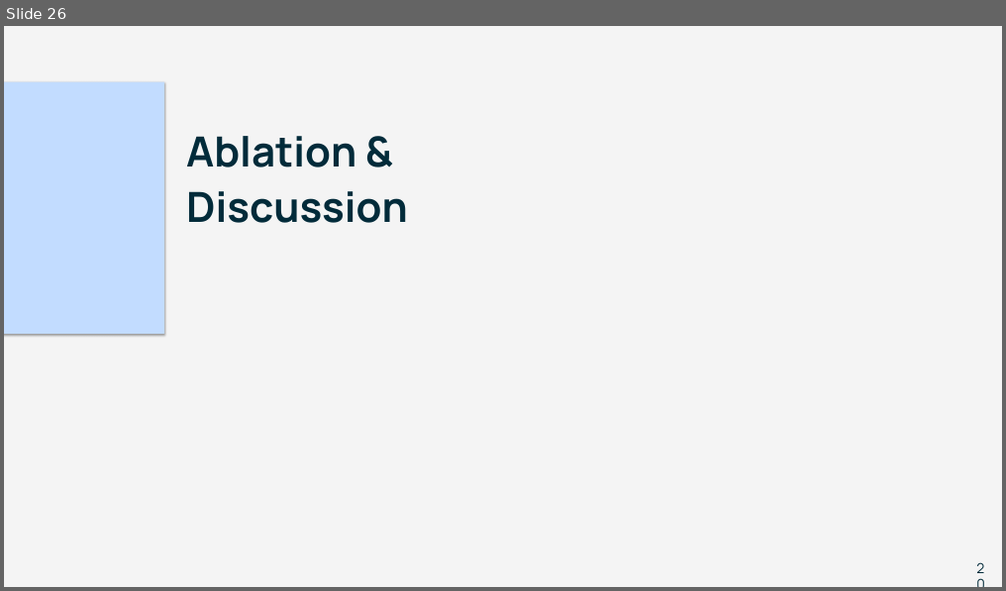
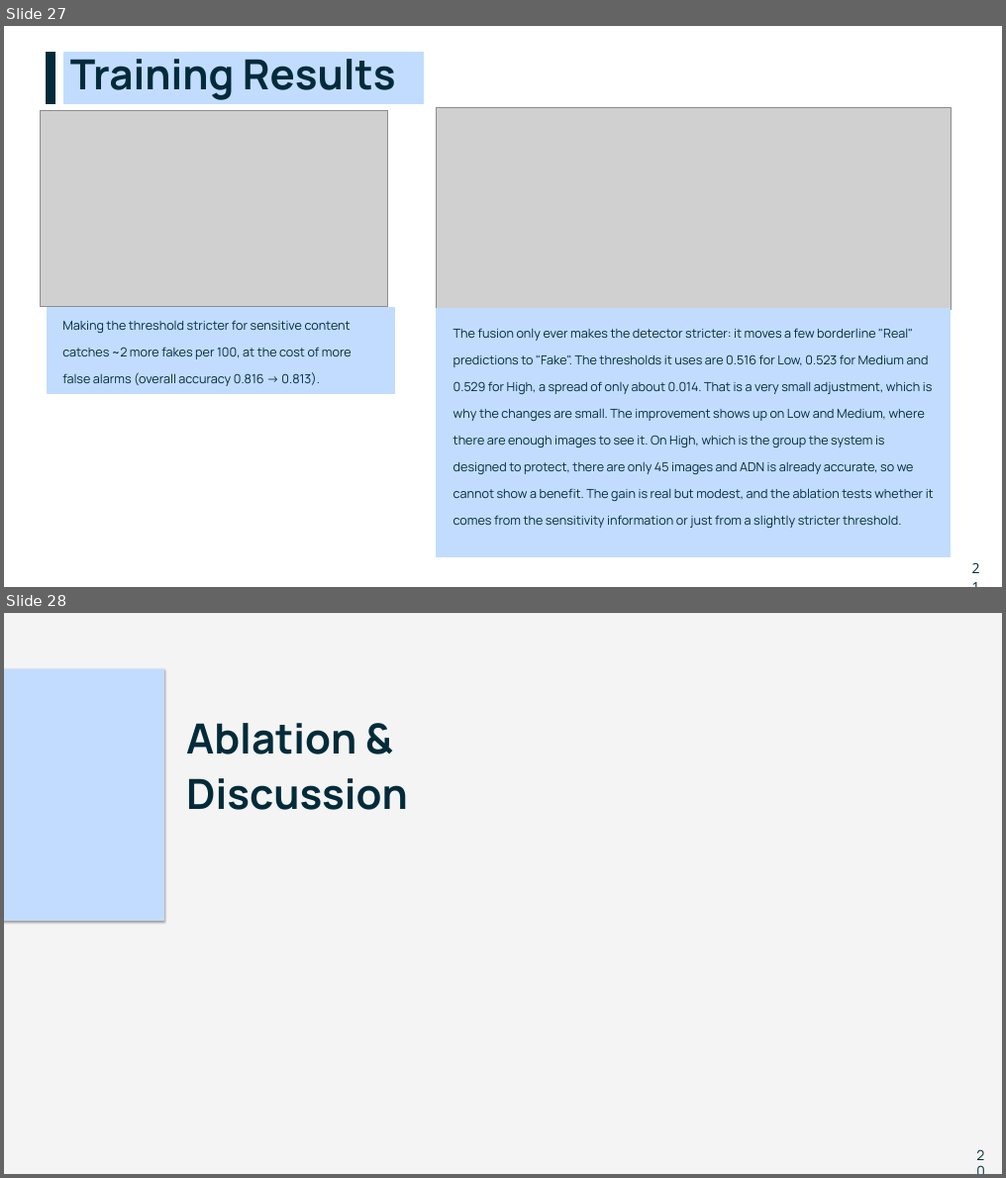
Before and after one commit to AeOrigami/ComputerVisionProject, a slide deck: SensiFake.pptx. Shown one above the other, each under a label of ours: slide 26 before the commit, slides 27 and 28 after it. The pictures are 1006x591 and 1006x1178 pixels, drawn with LibreOffice and Linux fonts; fonts in the diff are those of the drawing; grey boxes stand for pictures. Boxes give left, top, right and bottom in pixels: in the first picture for what was removed or moved away, otherwise in the second. Text is boxed around its words. In the diff, an @@ line names an element or a change of style, - is before the commit and + after.

```diff
--- a/SensiFake.pptx
+++ b/SensiFake.pptx
@@ slide 27 added at [4,26,1002,587], background #FFFFFF @@
@@ freeform shape added at [46,52,55,104], fill #022B3A @@
@@ freeform shape added at [63,52,424,104], fill #C2DCFF @@
@@ text added at [70,51,396,100], 60 pt, text #022B3A, bold @@
+Training Results
@@ picture added at [40,110,388,306] @@
@@ picture added at [436,107,950,309] @@
@@ freeform shape added at [47,306,395,393], fill #C2DCFF @@
@@ text added at [62,320,351,386], 18 pt, text #022B3A @@
+Making the threshold stricter for sensitive content catches ~2 more fakes per 100, at the cost of more false alarms (overall accuracy 0.816 → 0.813).
@@ freeform shape added at [436,308,950,558], fill #C2DCFF @@
@@ text added at [453,328,934,528], 18 pt, text #022B3A @@
+The fusion only ever makes the detector stricter: it moves a few borderline "Real" predictions to "Fake". The thresholds it uses are 0.516 for Low, 0.523 for Medium and 0.529 for High, a spread of only about 0.014. That is a very small adjustment, which is why the changes are small. The improvement shows up on Low and Medium, where there are enough images to see it. On High, which is the group the system is designed to protect, there are only 45 images and ADN is already accurate, so we cannot show a benefit. The gain is real but modest, and the ablation tests whether it comes from the sensitivity information or just from a slightly stricter threshold.
@@ text added at [972,558,980,569], 20 pt, text #022B3A @@
+21
@@ what was slide 26 is now slide 28 @@
```
Also in this commit, not shown: 3 slides changed, 1 other slide added, 1 slide removed.
